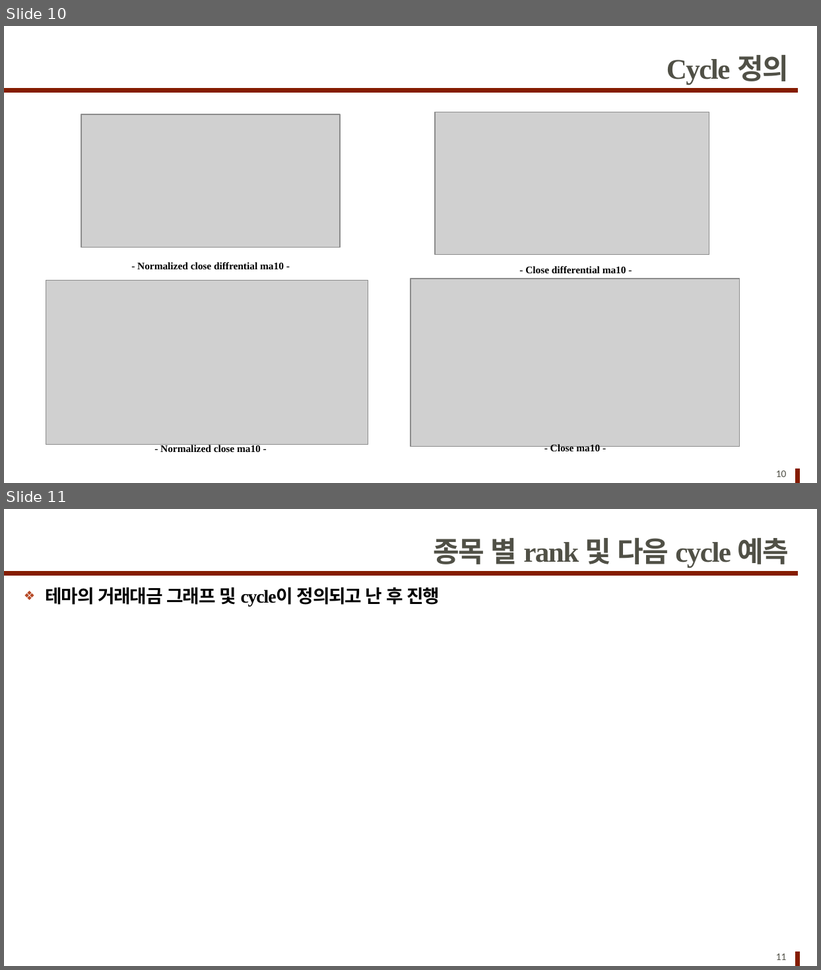
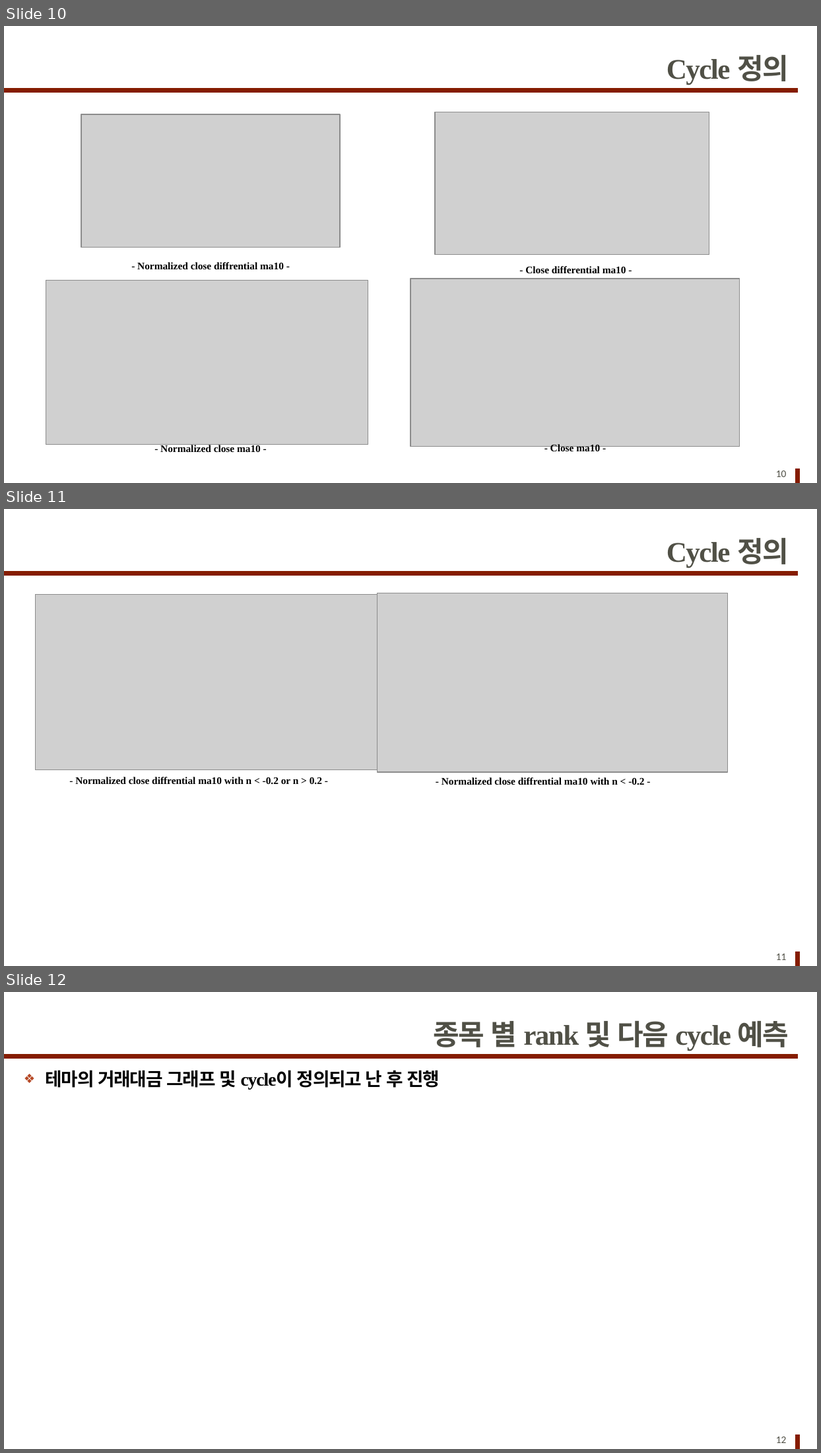
Before and after one commit to pathofexile7777/stock_cycle_prediction, a slide deck: 현황.pptx. Shown one above the other, each under a label of ours: slides 10 and 11 before the commit, slides 10, 11 and 12 after it. The pictures are 821x970 and 821x1453 pixels, drawn with LibreOffice and Linux fonts; fonts in the diff are those of the drawing; grey boxes stand for pictures. Boxes give left, top, right and bottom in pixels: in the first picture for what was removed or moved away, otherwise in the second. Text is boxed around its words. In the diff, an @@ line names an element or a change of style, - is before the commit and + after.

```diff
--- a/현황.pptx
+++ b/현황.pptx
@@ slide 11 added at <box>4,509,817,966</box>, background #FFFFFF; not listed: 2 template elements that a slide beside it also shows @@
@@ title added at <box>667,538,789,568</box>, 28 pt, text #505046, bold @@
+Cycle 정의
@@ picture added at <box>36,594,380,770</box> @@
@@ picture added at <box>378,593,728,772</box> @@
@@ text added at <box>75,777,322,784</box>, 10 pt, text #000000, bold @@
+- Normalized close diffrential ma10 with n < -0.2 or n > 0.2 -
@@ text added at <box>442,778,644,785</box>, 10 pt, text #000000, bold @@
+- Normalized close diffrential ma10 with n < -0.2 -
@@ page number added at <box>776,954,787,960</box>, 10 pt, text #505046 @@
+11
@@ what was slide 11 is now slide 12 @@
@@ page number at <box>776,1437,787,1443</box>: text changed @@
-11
+12
```
Also in this commit, not shown: 8 other files.
